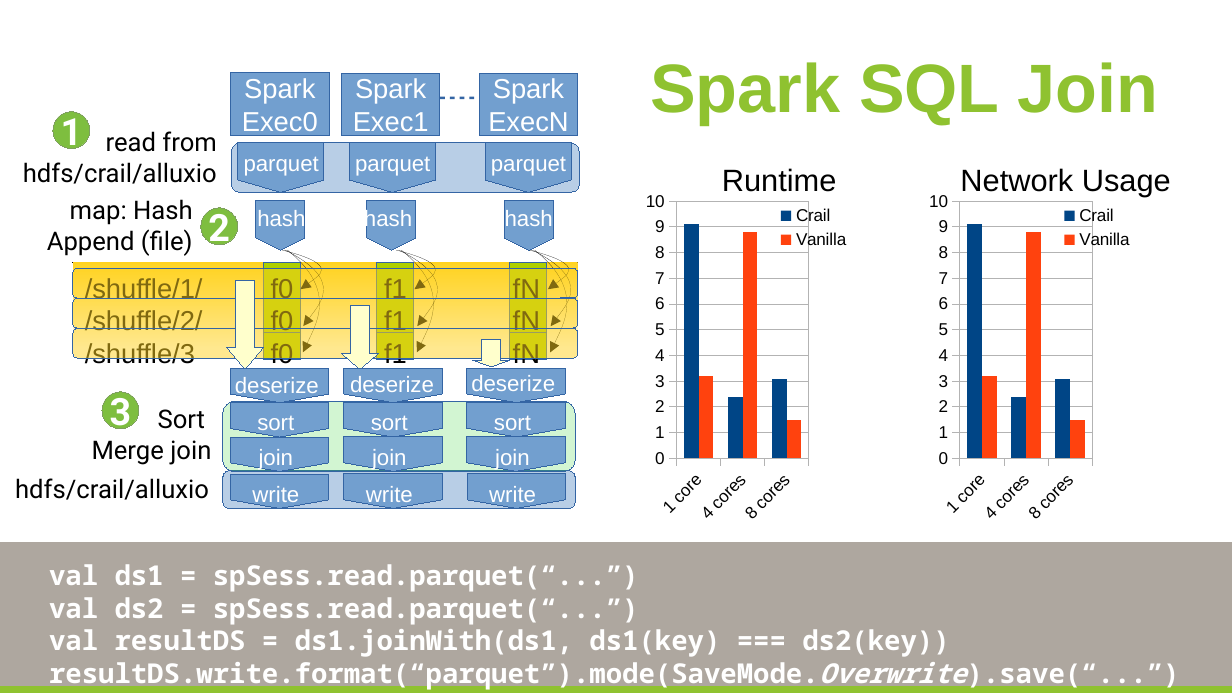
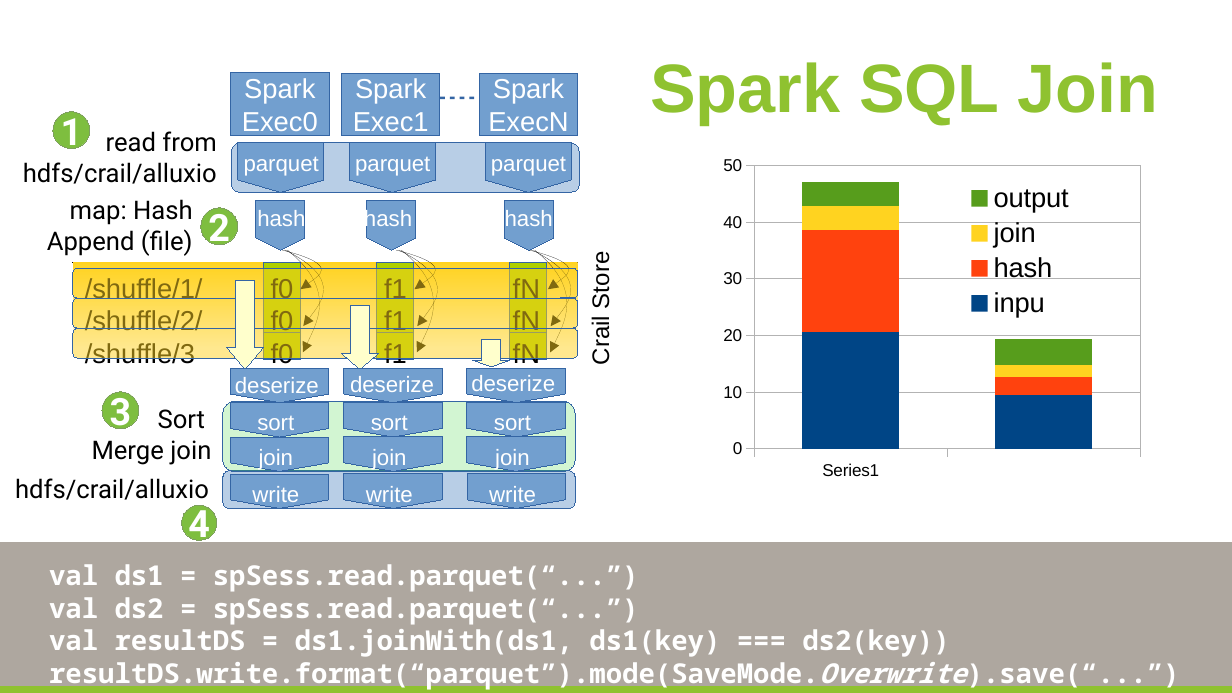
Before and after one commit to huangyibo/spark-summit-17, a slide deck: slide 25 of template.odp. Drawn at 1232x693 pixels with LibreOffice and Linux fonts; fonts in the diff are those of the drawing; background and template pictures are left out. Boxes give left, top, right and bottom in pixels: in the first picture for what was removed or moved away, otherwise in the second. Text is boxed around its words. In the diff, an @@ line names an element or a change of style, - is before the commit and + after.

```diff
--- a/template.odp
+++ b/template.odp
@@ column stacked chart added at [721, 149, 1170, 487] @@
+categories: , 
+inpu: 21, 10
+hash: 18, 3
+join: 4, 2
+output: 4, 4
@@ text removed at [722, 168, 837, 192] @@
-Runtime
@@ text removed at [960, 168, 1171, 197] @@
-Network Usage
@@ column chart removed at [641, 185, 901, 530] @@
-categories: 1 core, 4 cores, 8 cores
-Crail: 9.1, 2.4, 3.1
-Vanilla: 3.2, 8.8, 1.5
@@ column chart removed at [924, 185, 1184, 530] @@
-categories: 1 core, 4 cores, 8 cores
-Crail: 9.1, 2.4, 3.1
-Vanilla: 3.2, 8.8, 1.5
@@ text added at [587, 257, 614, 364], 14 pt, text #000000 @@
+Crail Store
@@ ellipse added at [181, 505, 217, 541], fill #7EBE3F, outline #7E9F5F 0 pt, 22 pt, text #FFFFFF, bold @@
+4
```
Also in this commit, not shown: 1 slide added.
